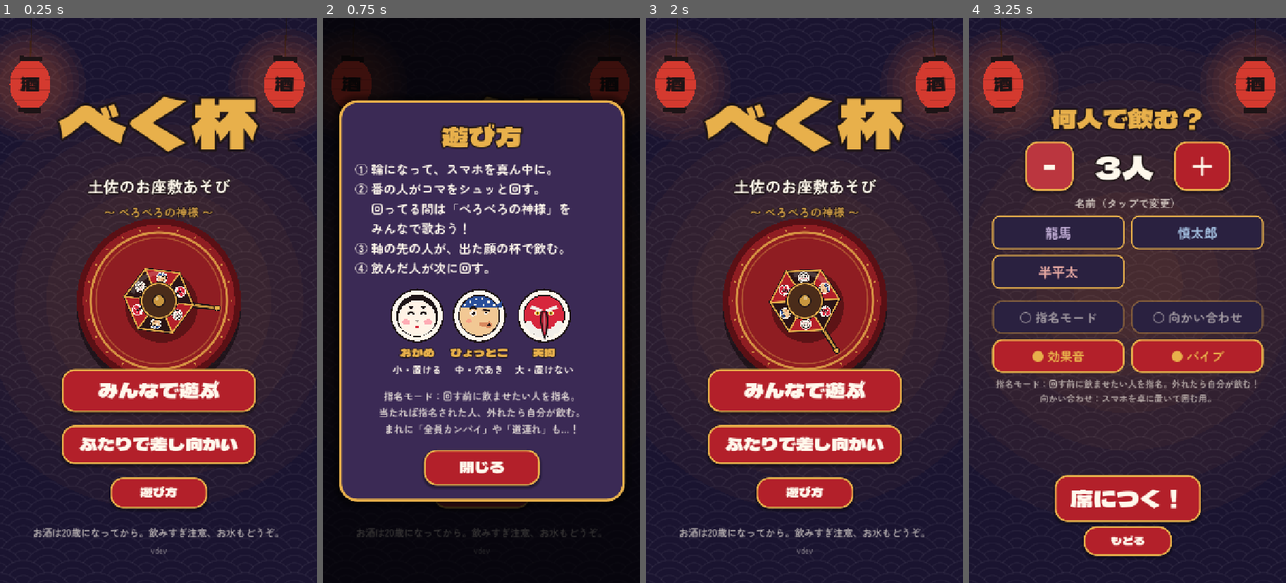
Above: before the commit, frames 1-4 (left to right).
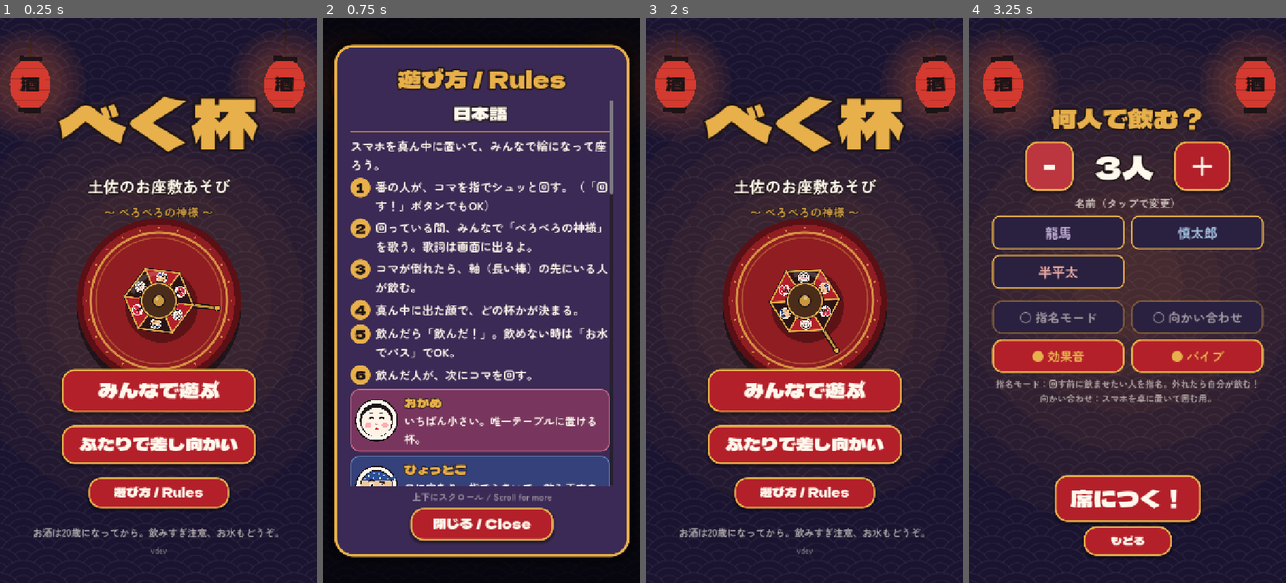
Above: after the commit, the same moments.

Repository: seanw94/Trip-poc
Game: Godot game, scene res://main.tscn
Same seed, same stepped clock (60 frames per second), same inputs: the game is played once before the commit and once after it.
Inputs:
- Up to frame 1 (0.25 s): no input
- Up to frame 2 (0.75 s): click "遊び方" (after the commit: "遊び方 / Rules") at 0.5 s
- Up to frame 3 (2 s): click "閉じる" (after the commit: "閉じる / Close") at 1.25 s
- Up to frame 4 (3.25 s): click "みんなで遊ぶ" at 2 s; click "－" at 2.75 s

The runs differ from the first frame. In frame 1, 1.3% of the frame differs, in the area x 27-73%, y 81-87%; in frame 2, 51%, in the area x 3-97%, y 4-96%; in frame 3, 1.3%; in frame 4, nothing differs.

Commit message:
Bilingual 遊び方 / Rules page, reachable from the title and in-game
One scrolling page, Japanese first then English: setup, numbered steps,
the three cups with their faces, options, surprises and a responsible-
drinking note. Also opens from the top bar during play.

Co-Authored-By: Claude Opus 5.5 <noreply@anthropic.com>
Claude-Session: https://claude.ai/code/session_01X5LdLpUut5eYr65jHTPfjh

Diff:
--- a/scripts/main.gd
+++ b/scripts/main.gd
@@ -86,6 +86,7 @@
 
 var overlay: Control = null
 var rules_layer: Control
+var rules_scroll: ScrollContainer
 var banzuke_layer: Control
 var banzuke_rows: VBoxContainer
 var water_layer: Control
@@ -280,6 +281,7 @@
 
 
 func show_rules() -> void:
+	rules_scroll.scroll_vertical = 0
 	_open_overlay(rules_layer)
 
 
@@ -576,6 +578,7 @@
 		lanterns[0].position = Vector2(70, 0)
 		lanterns[1].position = Vector2(view.x - 70, 0)
 	confetti.position = Vector2(view.x * 0.5, view.y * 0.42)
+	rules_scroll.custom_minimum_size.y = maxf(view.y - 420.0, 400.0)
 
 
 func _vibrate(ms: int) -> void:
@@ -736,7 +739,7 @@
 	box.add_child(UI.spacer(6))
 	box.add_child(_btn("ふたりで差し向かい", 40, func(): open_setup(2, true), 440))
 	box.add_child(UI.spacer(6))
-	box.add_child(_btn("遊び方", 28, show_rules, 220))
+	box.add_child(_btn("遊び方 / Rules", 28, show_rules, 320))
 	box.add_child(UI.spacer(14))
 	box.add_child(UI.label("お酒は20歳になってから。飲みすぎ注意、お水もどうぞ。", UI.BODY_FONT, 22, Color(UI.CREAM, 0.65)))
 	version_label = UI.label("v" + str(ProjectSettings.get_setting("application/config/version", "dev")),
@@ -813,6 +816,10 @@
 	top.add_child(members)
 	top.add_child(UI.expand())
 	top.get_child(1).size_flags_horizontal = Control.SIZE_EXPAND_FILL
+	top.add_child(_btn("遊び方 / Rules", 22, show_rules, 0))
+	var spacer := UI.expand()
+	spacer.size_flags_horizontal = Control.SIZE_EXPAND_FILL
+	top.add_child(spacer)
 	var ranking := _btn("番付", 24, show_banzuke, 0)
 	top.add_child(ranking)
 	box.add_child(top)
@@ -858,40 +865,141 @@
 
 
 func _build_rules() -> void:
-	var parts := UI.overlay(self, RULES_COLOR, 640)
+	var parts := UI.overlay(self, RULES_COLOR, 660)
 	rules_layer = parts[0]
 	var box: VBoxContainer = parts[3]
-	box.add_child(UI.label("遊び方", UI.TITLE_FONT, 60, UI.GOLD, 12))
-	var steps := "\n".join([
-		"① 輪になって、スマホを真ん中に。",
-		"② 番の人がコマをシュッと回す。",
-		"　 回ってる間は「べろべろの神様」を",
-		"　 みんなで歌おう！",
-		"③ 軸の先の人が、出た顔の杯で飲む。",
-		"④ 飲んだ人が次に回す。",
+	box.add_child(UI.label("遊び方 / Rules", UI.TITLE_FONT, 52, UI.GOLD, 12))
+	rules_scroll = ScrollContainer.new()
+	rules_scroll.horizontal_scroll_mode = ScrollContainer.SCROLL_MODE_DISABLED
+	rules_scroll.custom_minimum_size = Vector2(0, 760)
+	box.add_child(rules_scroll)
+	var page := VBoxContainer.new()
+	page.size_flags_horizontal = Control.SIZE_EXPAND_FILL
+	page.add_theme_constant_override("separation", 10)
+	rules_scroll.add_child(page)
+
+	_rules_heading(page, "日本語")
+	_rules_text(page, "スマホを真ん中に置いて、みんなで輪になって座ろう。")
+	_rules_steps(page, [
+		"番の人が、コマを指でシュッと回す。（「回す！」ボタンでもOK）",
+		"回っている間、みんなで「べろべろの神様」を歌う。歌詞は画面に出るよ。",
+		"コマが倒れたら、軸（長い棒）の先にいる人が飲む。",
+		"真ん中に出た顔で、どの杯かが決まる。",
+		"飲んだら「飲んだ！」。飲めない時は「お水でパス」でOK。",
+		"飲んだ人が、次にコマを回す。",
 	])
-	var body := UI.label(steps, UI.BODY_FONT, 28, UI.CREAM)
-	body.horizontal_alignment = HORIZONTAL_ALIGNMENT_LEFT
-	box.add_child(body)
-	box.add_child(UI.spacer(6))
-	var cups := UI.hbox(14)
+	_rules_cups(page, ["おかめ", "ひょっとこ", "天狗"], [
+		"いちばん小さい。唯一テーブルに置ける杯。",
+		"口に穴あり。指でふさいで、飲み干すまで置けない。",
+		"いちばん大きい。鼻が長くて、飲み干すまで置けない。",
+	])
+	_rules_text(page, "本物の杯がなければ、小・中・大のグラスでOK。", 24, 0.75)
+	_rules_subheading(page, "オプション")
+	_rules_text(page, "・指名モード：回す前に「この人に当たる！」と思う人をタップ。当たればその人が、外れたら自分が飲む。\n・向かい合わせ：スマホを卓に置く用。名前と結果がそれぞれの席の向きに表示される。")
+	_rules_subheading(page, "サプライズ")
+	_rules_text(page, "・全員カンパイ：みんなで飲む！\n・道連れ：もう一人、ランダムに一緒に飲む。")
+	_rules_text(page, "「番付」で今夜のランキング、「メンバー」で人数・名前を変更できます。", 24, 0.75)
+	_rules_text(page, "お酒は20歳になってから。無理に飲ませない、飲まない。お水もはさんでね。", 24, 0.75)
+
+	page.add_child(UI.spacer(10))
+	_rules_heading(page, "English")
+	_rules_text(page, "Put the phone in the middle and sit around it in a circle.")
+	_rules_steps(page, [
+		"On your turn (番), flick the top with your finger — or tap 回す！ (Spin).",
+		"While it spins, everyone sings the 「べろべろの神様」 chant. The words appear on screen.",
+		"When the top falls over, whoever the long stick points at drinks.",
+		"The face that shows in the middle decides which cup.",
+		"Tap 飲んだ！ (Drank!) when done. Can't drink? Tap お水でパス (Pass with water) — that's fine.",
+		"Whoever drank spins next.",
+	])
+	_rules_cups(page, ["Okame", "Hyottoko", "Tengu"], [
+		"Smallest. The only cup you can put down.",
+		"Hole in the mouth. Cover it with a finger; you can't put it down until it's empty.",
+		"Biggest. Its long nose means you can't put it down until it's empty.",
+	])
+	_rules_text(page, "No real bekuhai cups? Use a small, medium and large glass.", 24, 0.75)
+	_rules_subheading(page, "Options")
+	_rules_text(page, "• 指名モード (Call it): before spinning, tap the person you think it will point at. Right — they drink. Wrong — you drink.\n• 向かい合わせ (Face to face): for a phone lying on the table. Names and results turn to face each player.")
+	_rules_subheading(page, "Surprises")
+	_rules_text(page, "• 全員カンパイ (Everyone drinks!)\n• 道連れ (Buddy): a random second player drinks too.")
+	_rules_text(page, "番付 shows tonight's ranking; メンバー changes players and names.", 24, 0.75)
+	_rules_text(page, "Drinking age in Japan is 20. Never pressure anyone to drink, and have water in between.", 24, 0.75)
+
+	box.add_child(UI.label("上下にスクロール / Scroll for more", UI.BODY_FONT, 20, Color(UI.CREAM, 0.5)))
+	box.add_child(_btn("閉じる / Close", 30, close_overlay, 320))
+
+
+func _rules_heading(page: VBoxContainer, text: String) -> void:
+	var l := UI.label(text, UI.TITLE_FONT, 40, UI.CREAM, 10)
+	page.add_child(l)
+	var line := ColorRect.new()
+	line.color = Color(UI.GOLD, 0.6)
+	line.custom_minimum_size = Vector2(0, 3)
+	page.add_child(line)
+
+
+func _rules_subheading(page: VBoxContainer, text: String) -> void:
+	var l := UI.label(text, UI.TITLE_FONT, 28, UI.GOLD, 6)
+	l.horizontal_alignment = HORIZONTAL_ALIGNMENT_LEFT
+	page.add_child(l)
+
+
+func _rules_text(page: VBoxContainer, text: String, font_size := 26, alpha := 1.0) -> void:
+	var l := UI.label(text, UI.BODY_FONT, font_size, Color(UI.CREAM, alpha))
+	l.horizontal_alignment = HORIZONTAL_ALIGNMENT_LEFT
+	l.autowrap_mode = TextServer.AUTOWRAP_WORD_SMART
+	l.size_flags_horizontal = Control.SIZE_EXPAND_FILL
+	page.add_child(l)
+
+
+func _rules_steps(page: VBoxContainer, steps: Array) -> void:
+	for i in steps.size():
+		var row := HBoxContainer.new()
+		row.add_theme_constant_override("separation", 12)
+		var num := UI.label(str(i + 1), UI.TITLE_FONT, 28, UI.INK)
+		num.custom_minimum_size = Vector2(44, 44)
+		var badge := PanelContainer.new()
+		var style := UI.box(UI.GOLD, UI.GOLD, 0, 22)
+		style.set_content_margin_all(0)
+		badge.add_theme_stylebox_override("panel", style)
+		badge.size_flags_vertical = Control.SIZE_SHRINK_BEGIN
+		badge.add_child(num)
+		row.add_child(badge)
+		var l := UI.label(steps[i], UI.BODY_FONT, 26, UI.CREAM)
+		l.horizontal_alignment = HORIZONTAL_ALIGNMENT_LEFT
+		l.vertical_alignment = VERTICAL_ALIGNMENT_TOP
+		l.autowrap_mode = TextServer.AUTOWRAP_WORD_SMART
+		l.size_flags_horizontal = Control.SIZE_EXPAND_FILL
+		row.add_child(l)
+		page.add_child(row)
+
+
+func _rules_cups(page: VBoxContainer, cup_names: Array, notes: Array) -> void:
 	for f in 3:
-		var col := VBoxContainer.new()
-		col.add_theme_constant_override("separation", 2)
+		var row := PanelContainer.new()
+		var style := UI.box(Color(CARD_COLORS[f], 0.45), Color(CARD_COLORS[f]).lightened(0.3), 2, 18)
+		style.set_content_margin_all(10)
+		row.add_theme_stylebox_override("panel", style)
+		var h := HBoxContainer.new()
+		h.add_theme_constant_override("separation", 14)
+		row.add_child(h)
 		var fv = FaceView.new()
 		fv.face = f
-		fv.custom_minimum_size = Vector2(120, 120)
-		fv.size_flags_horizontal = Control.SIZE_SHRINK_CENTER
-		col.add_child(fv)
-		col.add_child(UI.label(Faces.NAMES[f], UI.TITLE_FONT, 26, UI.GOLD, 6))
-		col.add_child(UI.label(["小・置ける", "中・穴あき", "大・置けない"][f], UI.BODY_FONT, 22, UI.CREAM))
-		cups.add_child(col)
-	box.add_child(cups)
-	box.add_child(UI.spacer(6))
-	var extra := UI.label("指名モード：回す前に飲ませたい人を指名。\n当たれば指名された人、外れたら自分が飲む。\nまれに「全員カンパイ」や「道連れ」も…！", UI.BODY_FONT, 22, Color(UI.CREAM, 0.8))
-	box.add_child(extra)
-	box.add_child(UI.spacer(10))
-	box.add_child(_btn("閉じる", 34, close_overlay, 260))
+		fv.custom_minimum_size = Vector2(96, 96)
+		fv.size_flags_vertical = Control.SIZE_SHRINK_CENTER
+		h.add_child(fv)
+		var text := VBoxContainer.new()
+		text.size_flags_horizontal = Control.SIZE_EXPAND_FILL
+		text.add_theme_constant_override("separation", 2)
+		var title := UI.label(cup_names[f], UI.TITLE_FONT, 28, UI.GOLD, 6)
+		title.horizontal_alignment = HORIZONTAL_ALIGNMENT_LEFT
+		text.add_child(title)
+		var note := UI.label(notes[f], UI.BODY_FONT, 24, UI.CREAM)
+		note.horizontal_alignment = HORIZONTAL_ALIGNMENT_LEFT
+		note.autowrap_mode = TextServer.AUTOWRAP_WORD_SMART
+		text.add_child(note)
+		h.add_child(text)
+		page.add_child(row)
 
 
 func _build_banzuke() -> void:
--- a/tests/shots.gd
+++ b/tests/shots.gd
@@ -55,6 +55,12 @@
 	game.show_rules()
 	await _settle(0.5)
 	await _shot("07_rules")
+	game.rules_scroll.scroll_vertical = 1150
+	await _settle(0.2)
+	await _shot("07b_rules_middle")
+	game.rules_scroll.scroll_vertical = 100000
+	await _settle(0.2)
+	await _shot("07c_rules_end")
 	game.close_overlay()
 
 	game.show_water_break()
